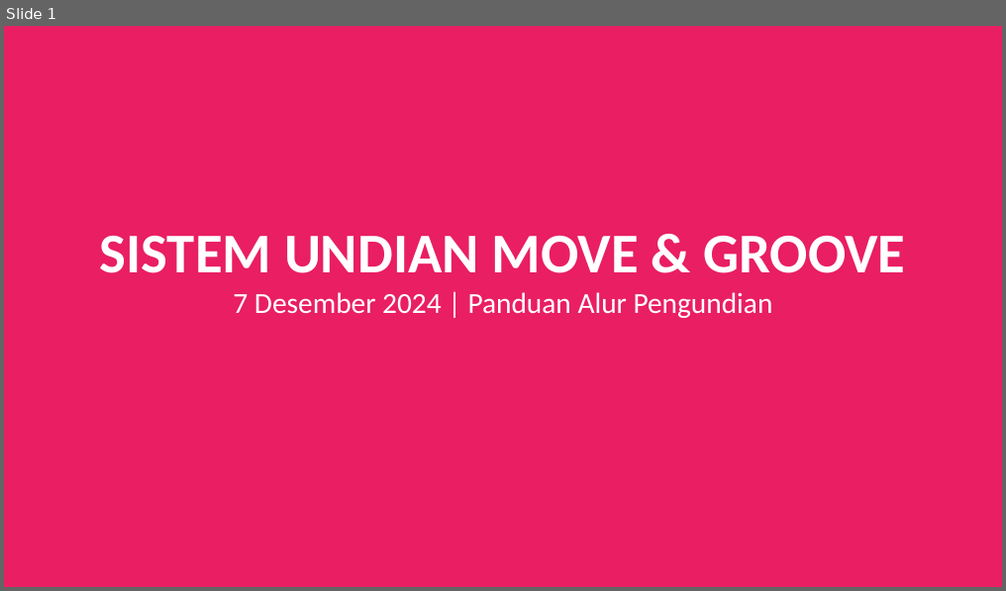
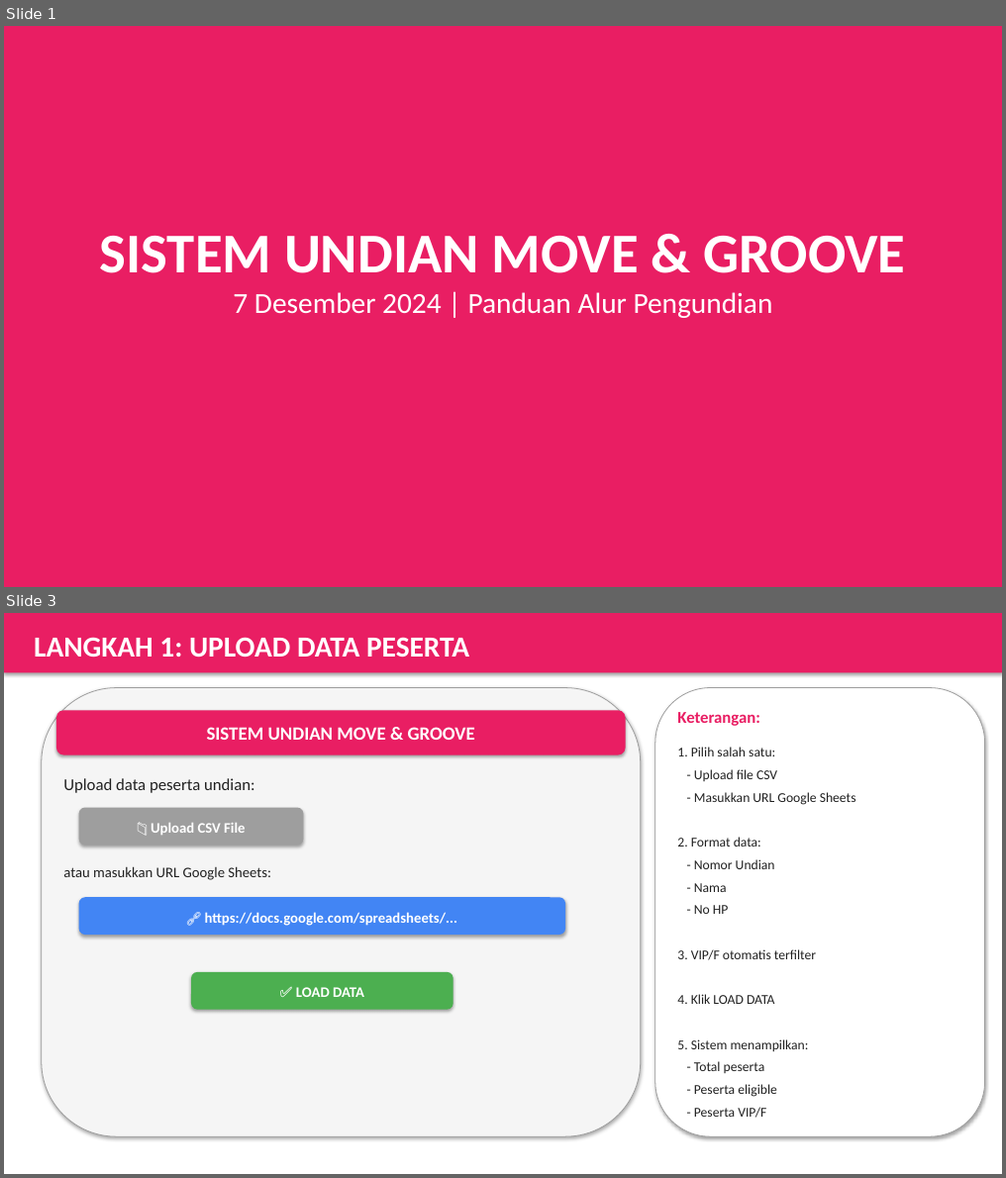
Before and after one commit to Wahyoe-underscore/LotteryStream, a slide deck: MoveGroove_Flow_Presentation.pptx. Shown one above the other, each under a label of ours: slide 1 before the commit, slides 1 and 3 after it; the slides between them are not shown. The pictures are 1006x591 and 1006x1178 pixels, drawn with LibreOffice and Linux fonts; fonts in the diff are those of the drawing. Boxes give left, top, right and bottom in pixels: in the first picture for what was removed or moved away, otherwise in the second. Text is boxed around its words. In the diff, an @@ line names an element or a change of style, - is before the commit and + after.

```diff
--- a/MoveGroove_Flow_Presentation.pptx
+++ b/MoveGroove_Flow_Presentation.pptx
@@ slide 3 added at bbox=[4, 613, 1002, 1174], background #FFFFFF @@
@@ rectangle added at bbox=[4, 613, 1002, 672], fill #E91E63 @@
@@ text added at bbox=[34, 637, 469, 658], 28 pt, text #FFFFFF, bold @@
+LANGKAH 1: UPLOAD DATA PESERTA
@@ rounded rectangle added at bbox=[42, 688, 641, 1137], fill #F5F5F5, outline #9E9E9E 0.75 pt @@
@@ rounded rectangle added at bbox=[655, 688, 985, 1137], fill #FFFFFF, outline #9E9E9E 0.75 pt @@
@@ rounded rectangle added at bbox=[56, 710, 626, 756], fill #E91E63 @@
@@ text added at bbox=[207, 727, 475, 740], 18 pt, text #FFFFFF, bold @@
+SISTEM UNDIAN MOVE & GROOVE
@@ text added at bbox=[677, 712, 760, 726], 16 pt, text #E91E63, bold @@
+Keterangan:
@@ text added at bbox=[677, 747, 856, 1118], 13 pt, text #212121 @@
+1. Pilih salah satu:
+- Upload file CSV
+- Masukkan URL Google Sheets
+2. Format data:
+- Nomor Undian
+- Nama
+- No HP
+3. VIP/F otomatis terfilter
+4. Klik LOAD DATA
+5. Sistem menampilkan:
+- Total peserta
+- Peserta eligible
+- Peserta VIP/F
@@ text added at bbox=[63, 778, 255, 793], 16 pt, text #212121 @@
+Upload data peserta undian:
@@ rounded rectangle added at bbox=[79, 808, 303, 845], fill #9E9E9E @@
@@ text added at bbox=[151, 823, 245, 835], 14 pt, text #FFFFFF, bold @@
+📁 Upload CSV File
@@ text added at bbox=[63, 866, 271, 880], 14 pt, text #212121 @@
+atau masukkan URL Google Sheets:
@@ rounded rectangle added at bbox=[79, 897, 565, 935], fill #4285F4 @@
@@ text added at bbox=[205, 912, 457, 926], 14 pt, text #FFFFFF, bold @@
+🔗 https://docs.google.com/spreadsheets/...
@@ rounded rectangle added at bbox=[191, 972, 453, 1010], fill #4CAF50 @@
@@ text added at bbox=[296, 987, 364, 997], 14 pt, text #FFFFFF, bold @@
+✅ LOAD DATA
```
Also in this commit, not shown: 3 slides changed, 7 other slides added, 9 slides removed, 6 other files.
